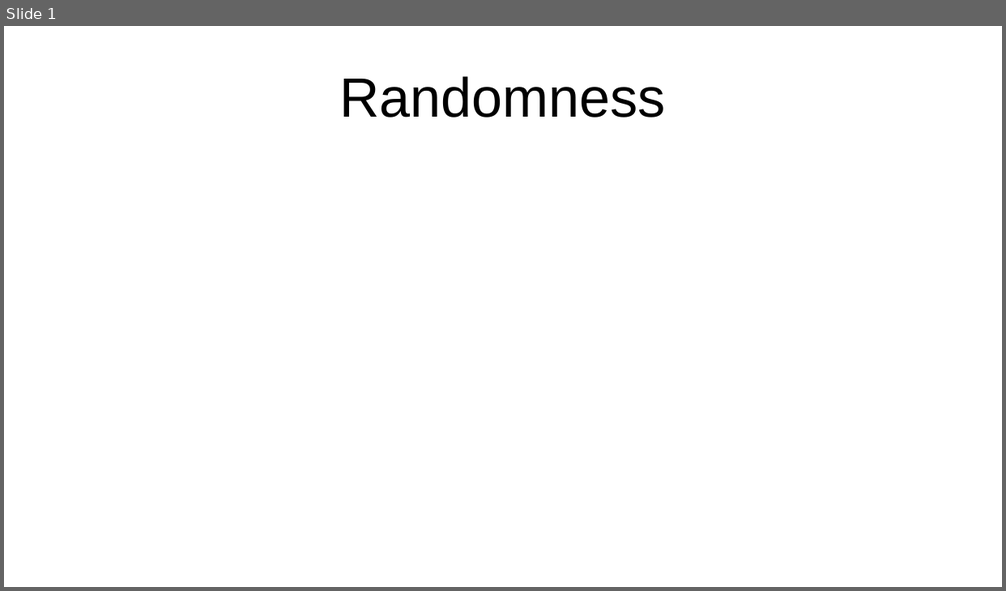
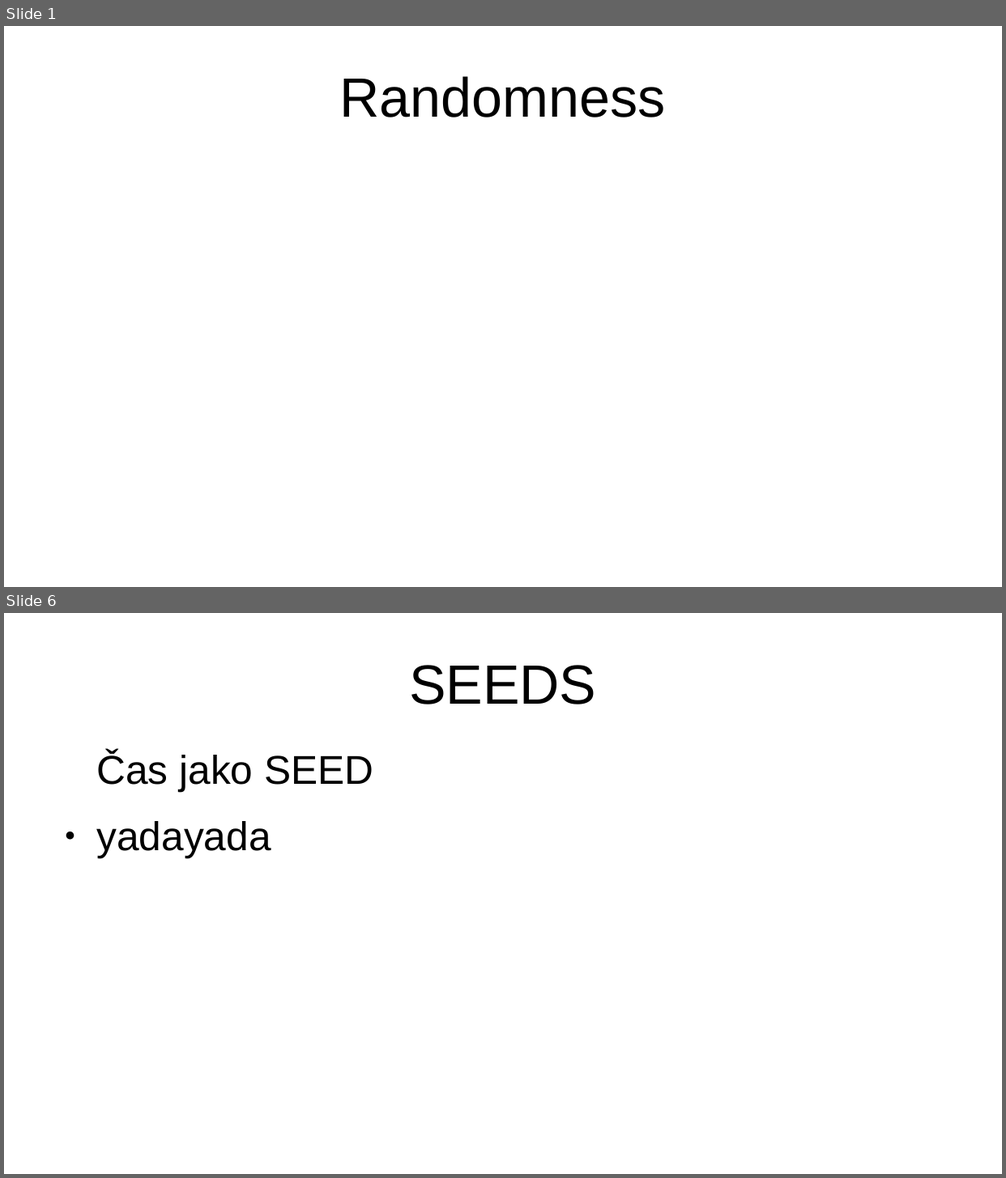
Before and after one commit to hruboson/UTB-PO-RAND, a slide deck: presentation.pptx. Shown one above the other, each under a label of ours: slide 1 before the commit, slides 1 and 6 after it; the slides between them are not shown. The pictures are 1006x591 and 1006x1178 pixels, drawn with LibreOffice and Linux fonts; fonts in the diff are those of the drawing. Boxes give left, top, right and bottom in pixels: in the first picture for what was removed or moved away, otherwise in the second. Text is boxed around its words. In the diff, an @@ line names an element or a change of style, - is before the commit and + after.

```diff
--- a/presentation.pptx
+++ b/presentation.pptx
@@ slide 6 added at (x1=4, y1=613, x2=1002, y2=1174), background #FFFFFF @@
@@ title added at (x1=409, y1=665, x2=596, y2=705), 44 pt, text #000000 @@
+SEEDS
@@ text added at (x1=96, y1=752, x2=373, y2=858), 32 pt, text #000000 @@
+Čas jako SEED
+● yadayada
```
Also in this commit, not shown: 10 other slides added.
